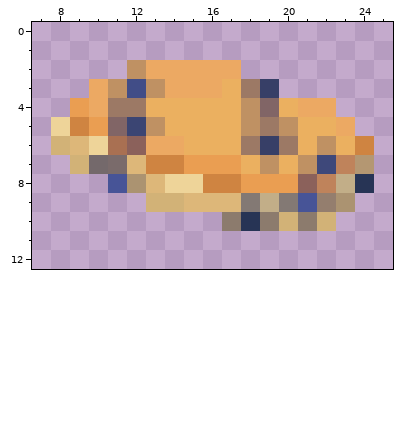
A pixel-art sprite gets an edit: Resources/Textures/Objects/Consumable/Food/Baked/misc.rsi/pancakesbb9.png. The first picture shows the starting point.
The file is 32x32 pixels. Colours within 5 levels of each other are drawn and written as one. Shown: x 7..25, y 0..12.
New version:
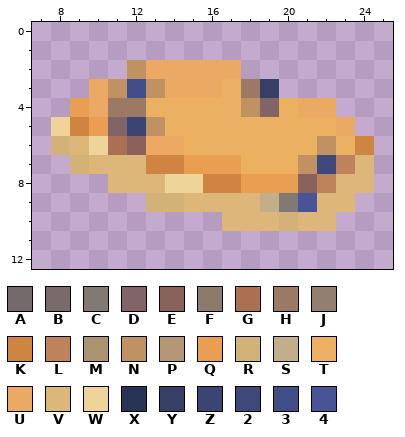
Palette (. is transparent): A #74696b  B #7a6b6b  C #837974  D #816566  E #8b615b  F #8c7b6d  G #a97052  H #9c7965  J #947e6e  K #cf8441  L #bf835b  M #ab9371  N #bf9163  P #b49772  Q #ea9e52  R #d2b277  S #c2ae88  T #ebb060  U #eca963  V #ddb779  W #eed499  X #273455  Y #373f67  Z #3b4573  2 #3e487a  3 #414d87  4 #475497
Change:
The author changed colour H to colour T in row 5 at x 19; in row 6 at x 18 and 20.
The author changed colour N to colour T in row 5 at x 18 and 20; in row 7 at x 19.
The author changed colour Y to colour T in row 6 at x 19.
The author changed colour 4 to colour V in row 8 at x 11.
The author changed colour A to colour V in row 7 at x 10.
The author changed colour B to colour V in row 7 at x 11.
The author changed colour C to colour V in row 9 at x 18.
The author changed colour F to colour V in row 10 at x 17, 19 and 21.
The author changed colour J to colour V in row 9 at x 22.
The author changed colour M to colour V in row 8 at x 12; in row 9 at x 23.
The author changed colour P to colour V in row 7 at x 24.
The author changed colour R to colour V in row 10 at x 22.
The author changed colour S to colour V in row 8 at x 23.
The author changed colour X to colour V in row 8 at x 24; in row 10 at x 18.
Changed places in both pictures, as pixel boxes (x1, y1, x2, y2):
changed: (222, 117, 374, 231)
changed: (89, 155, 146, 193)
